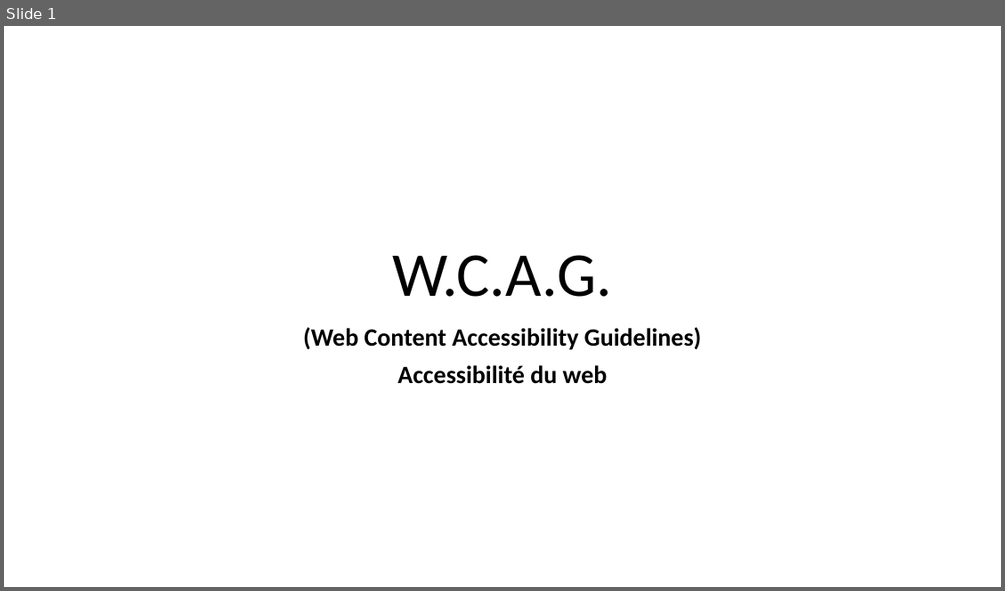
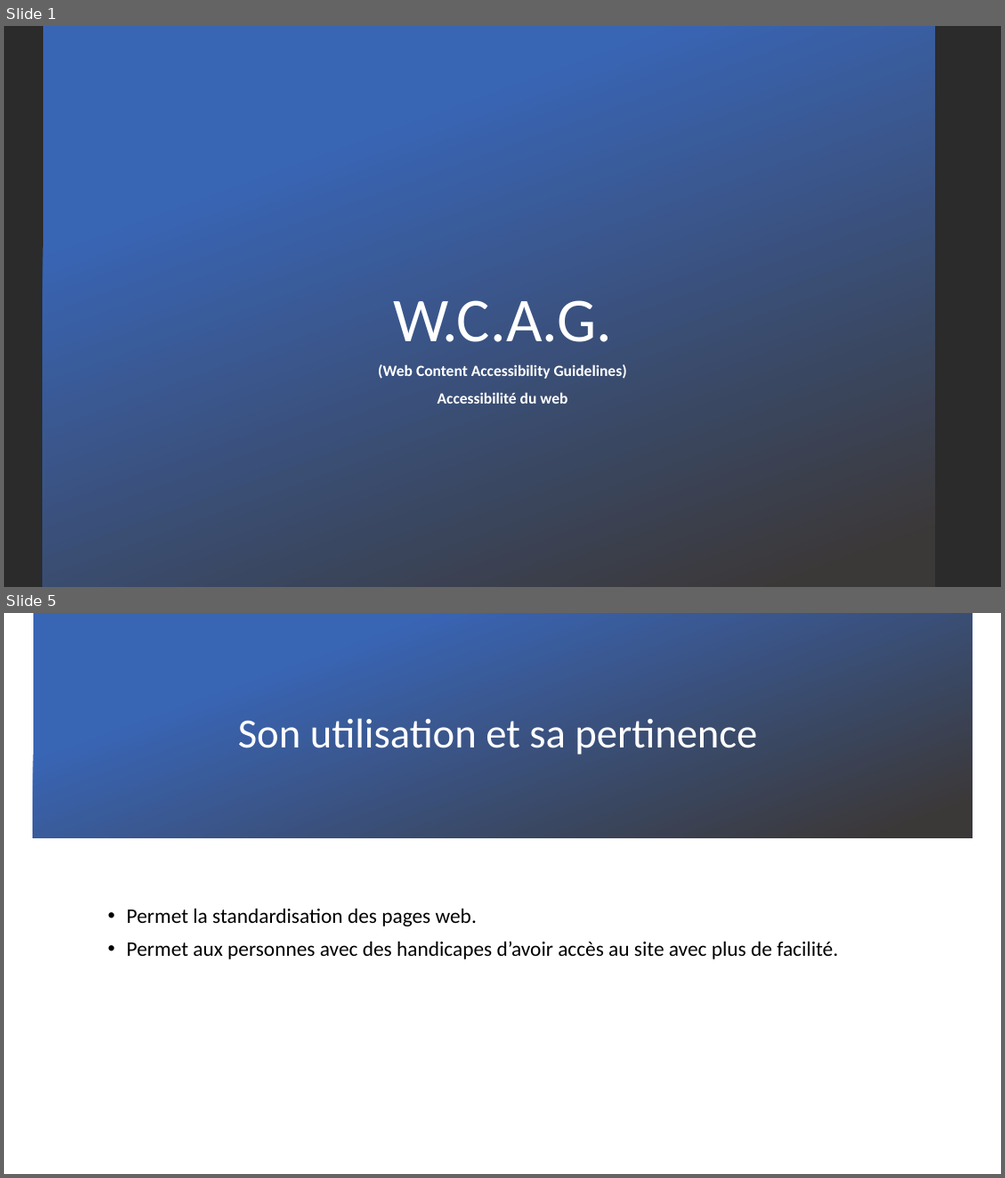
Before and after one commit to zacouse/GestionStages, a slide deck: PrésentationDéfi/WACG.pptx. Shown one above the other, each under a label of ours: slide 1 before the commit, slides 1 and 5 after it; the slides between them are not shown. The pictures are 1005x591 and 1005x1178 pixels, drawn with LibreOffice and Linux fonts; fonts in the diff are those of the drawing; background and template pictures are left out; a plain dark background stands for a picture behind light text. Boxes give left, top, right and bottom in pixels: in the first picture for what was removed or moved away, otherwise in the second. Text is boxed around its words. In the diff, an @@ line names an element or a change of style, - is before the commit and + after.

```diff
--- a/PrésentationDéfi/WACG.pptx
+++ b/PrésentationDéfi/WACG.pptx
@@ slide 5 added at [4, 613, 1001, 1174], background picture (left out) @@
@@ rectangle added at [33, 613, 972, 838], fill gradient #3965B5 to #3B3838 @@
@@ title added at [238, 718, 757, 755], 40 pt, text #FFFFFF @@
+Son utilisation et sa pertinence
@@ text added at [127, 908, 838, 959], 20 pt, text #000000 @@
+• Permet la standardisation des pages web.
+• Permet aux personnes avec des handicapes d’avoir accès au site avec plus de facilité.
@@ slide 1 changed as well @@
@@ background #FFFFFF to picture (left out) @@
@@ rectangle added at [43, 26, 935, 587], fill gradient #3965B5 to #3B3838 @@
@@ title "W.C.A.G.": place and size @@
-title "W.C.A.G." at [393, 255, 612, 297]
+title "W.C.A.G." at [393, 300, 612, 342]
@@ title "W.C.A.G." at [393, 300, 612, 342]: text colour #000000 to #FFFFFF @@
@@ subtitle "(Web Content Accessibility Guidelines)": place and size @@
-subtitle "(Web Content Accessibility Guidelines)" at [303, 327, 702, 384]
+subtitle "(Web Content Accessibility Guidelines)" at [378, 364, 627, 403]
@@ subtitle "(Web Content Accessibility Guidelines)" at [378, 364, 627, 403]: size 24 to 15 pt, text colour #000000 to #FFFFFF @@
```
Also in this commit, not shown: 8 other slides added, 5 slides removed.
